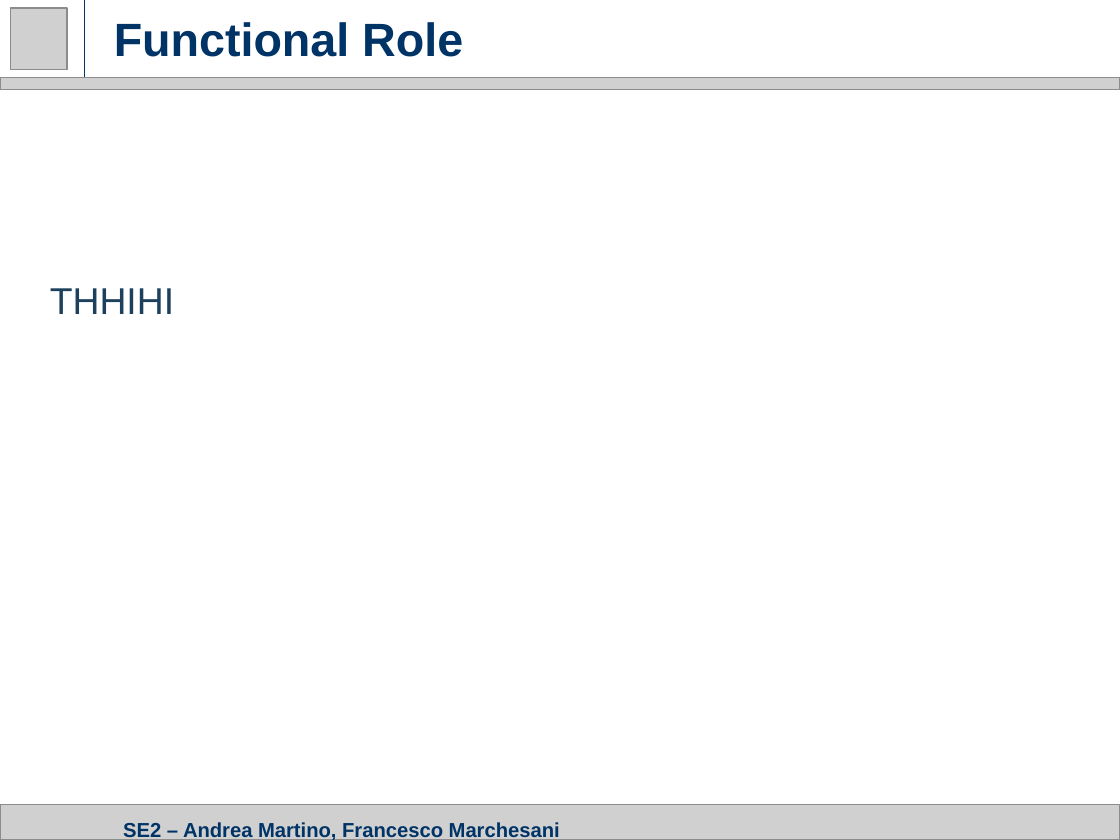
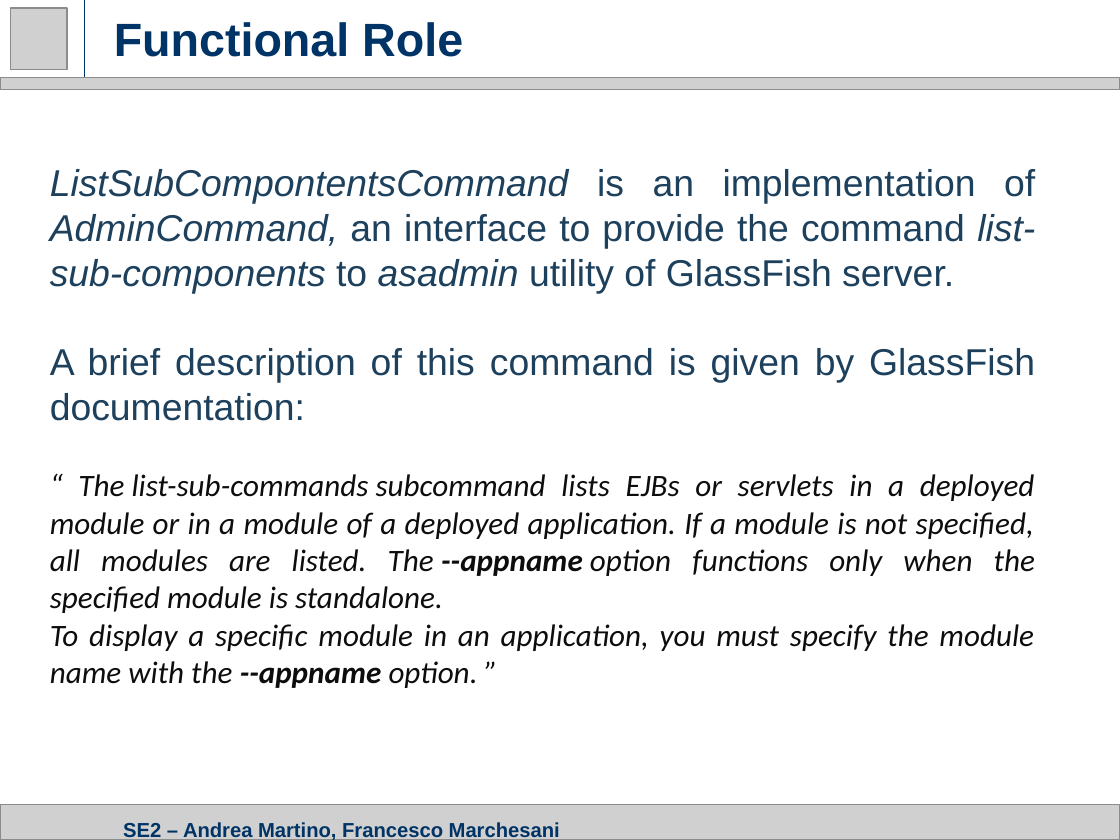
Before and after one commit to amandreamartino/se2-amfm, a slide deck: slide 4 of Presentations/3. CID Presentation.pptx (slide 5 before the commit). Drawn at 1120x840 pixels with LibreOffice and Linux fonts; fonts in the diff are those of the drawing; grey boxes stand for pictures. Boxes give left, top, right and bottom in pixels: in the first picture for what was removed or moved away, otherwise in the second. Text is boxed around its words. In the diff, an @@ line names an element or a change of style, - is before the commit and + after.

Commit message:
Presentation closer to the end
We need only 2-3 more statistical slides

```diff
--- a/Presentations/3. CID Presentation.pptx
+++ b/Presentations/3. CID Presentation.pptx
@@ text at (50,169,1035,688): text changed; size 24 to 20 pt; font Arial to Calibri; text colour #1D405D to #0D0D0D; italic on @@
-THHIHI
+ListSubCompontentsCommand is an implementation of AdminCommand, an interface to provide the command list-sub-components to asadmin utility of GlassFish server.
+A brief description of this command is given by GlassFish documentation:
+“ The list-sub-commands subcommand lists EJBs or servlets in a deployed module or in a module of a deployed application. If a module is not specified, all modules are listed. The --appname option functions only when the specified module is standalone.
+To display a specific module in an application, you must specify the module name with the --appname option. ”
```
Also in this commit, not shown: 1 slide added.
